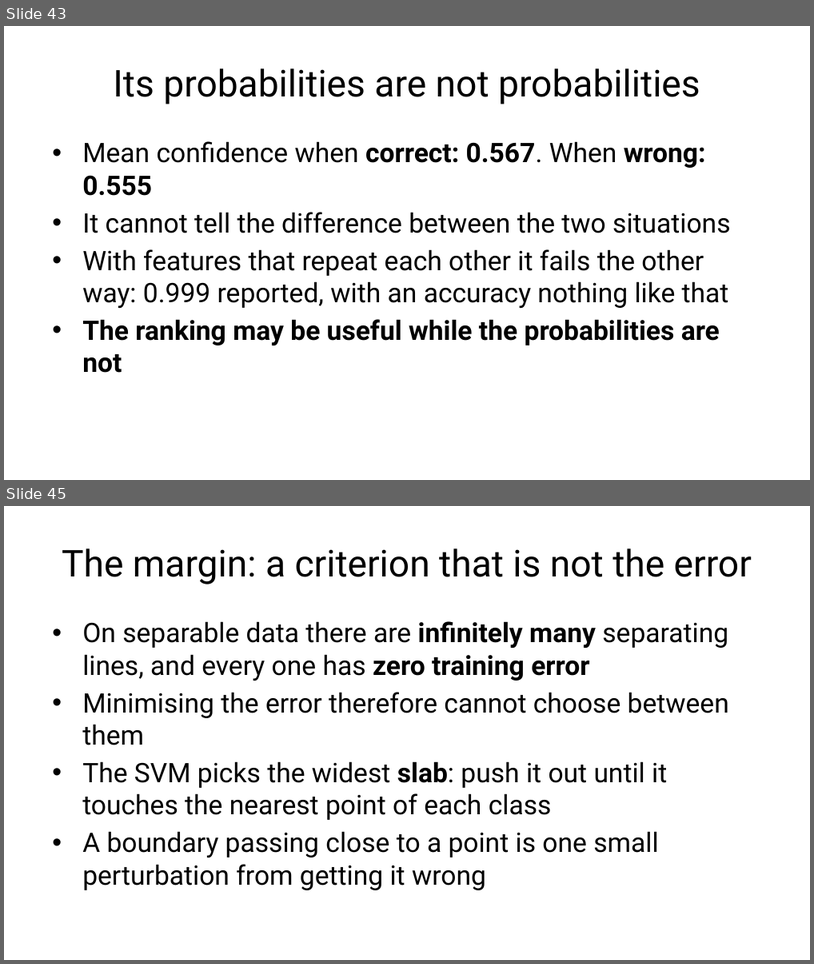
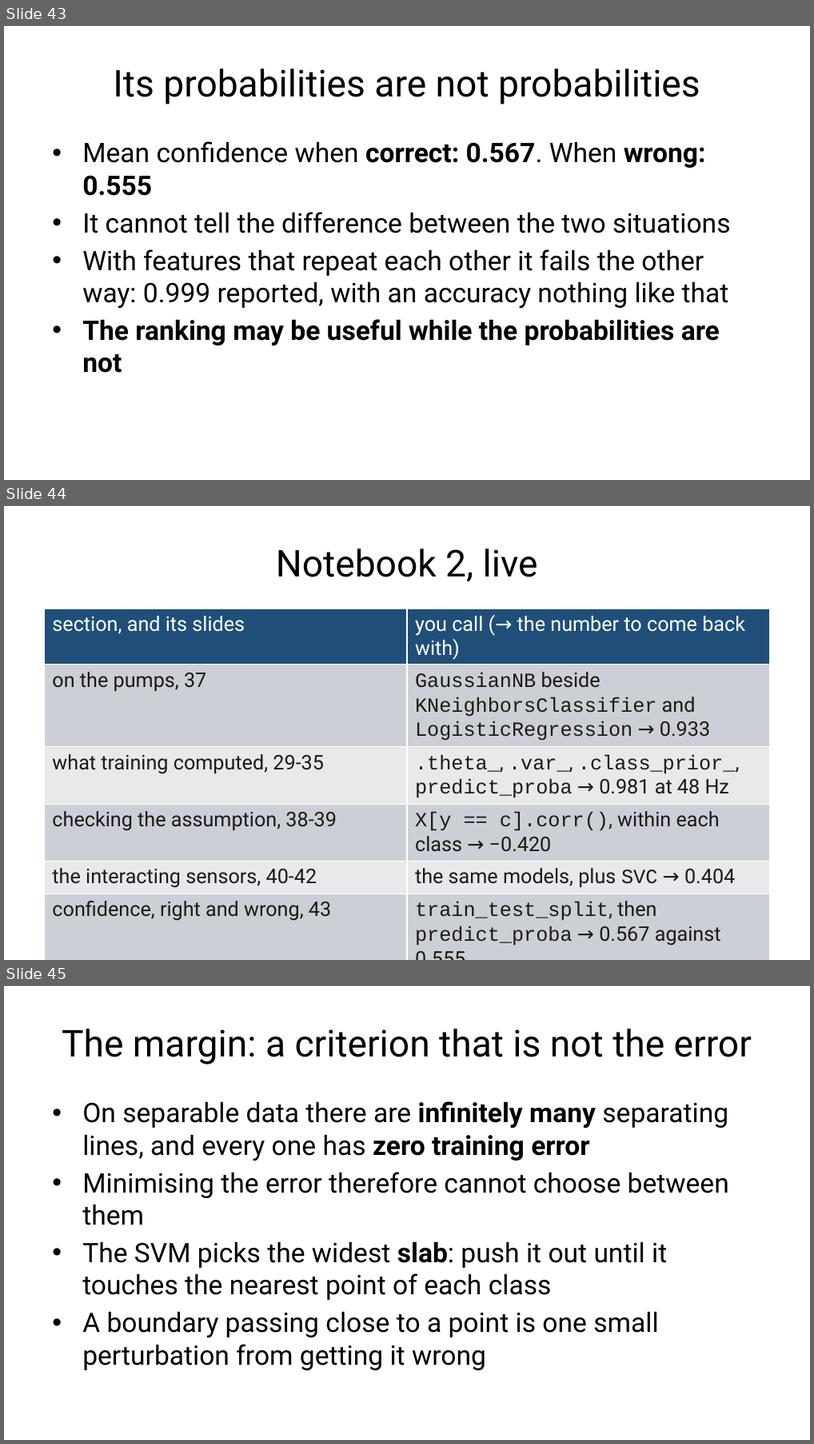
Before and after one commit to fabioantonini/technologies-for-artificial-intelligence, a slide deck: Lessons/06_knn_naive_bayes_svm/Slides/knn_naive_bayes_svm_slides.pptx. Shown one above the other, each under a label of ours: slides 43 and 45 before the commit, slides 43, 44 and 45 after it; the slides between them are not shown. The pictures are 814x964 and 814x1444 pixels, drawn with LibreOffice and Linux fonts; fonts in the diff are those of the drawing; background and template pictures are left out. Boxes give left, top, right and bottom in pixels: in the first picture for what was removed or moved away, otherwise in the second. Text is boxed around its words. In the diff, an @@ line names an element or a change of style, - is before the commit and + after.

```diff
--- a/Lessons/06_knn_naive_bayes_svm/Slides/knn_naive_bayes_svm_slides.pptx
+++ b/Lessons/06_knn_naive_bayes_svm/Slides/knn_naive_bayes_svm_slides.pptx
@@ slide 44 added at (x1=4, y1=506, x2=810, y2=960), background #FFFFFF @@
@@ title added at (x1=276, y1=548, x2=538, y2=582), 33 pt, text #1A1A1A @@
+Notebook 2, live
@@ table added at (x1=44, y1=609, x2=770, y2=948), 6 rows, 2 columns @@
+section, and its slides | you call (→ the number to come back with)
+on the pumps, 37 | GaussianNB beside KNeighborsClassifier and LogisticRegression → 0.933
+what training computed, 29-35 | .theta_, .var_, .class_prior_, predict_proba → 0.981 at 48 Hz
+checking the assumption, 38-39 | X[y == c].corr(), within each class → −0.420
+the interacting sensors, 40-42 | the same models, plus SVC → 0.404
+confidence, right and wrong, 43 | train_test_split, then predict_proba → 0.567 against 0.555
```
Also in this commit, not shown: 8 slides changed, 1 slide removed, 9 other files.
